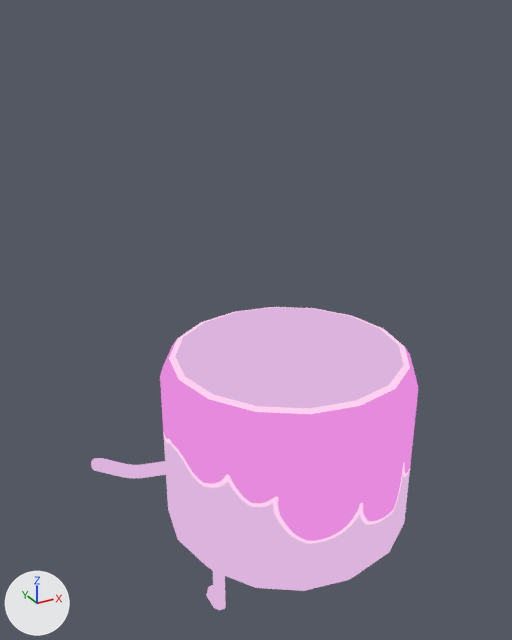
The glTF model godot/assets/models/battle/summons/VampMarshmallow.glb, before and after one commit.
Before and after are seen from a camera (50 mm lens) standing at (-0.113, -0.182, 0.21) and looking at (-0.007, 0.01, 0.114). Arrows for +X, +Y and +Z are at lower left; the lights stay in place. The picture after the commit comes second. Both versions are drawn at frame 32 of the action 'VampMarshmallow_Intro'; the numbers are the values there. Vertices at exactly the same position are counted once.

The older version as bpy lines, for what is in view:
```python
me_vampmarshmallow = bpy.data.meshes.new('VampMarshmallow')
me_vampmarshmallow.from_pydata(...)  # 382 vertices, 728 faces; spans x -1.29..1.29, y 0.0..2.12, z -0.87..0.87
me_vampmarshmallow.materials.append(mat_vampmarshmallow)
ob_vampmarshmallow_001 = bpy.data.objects.new('VampMarshmallow.001', me_vampmarshmallow)
ob_vampmarshmallow_001.parent = ob_vampmarshmallow
ob_vampmarshmallow_001.location = (0.0, 0.0, 0.0)
ob_vampmarshmallow_001.rotation_euler = (1.571, 0.0, 0.0)  # degrees (90, 0, 0)
```
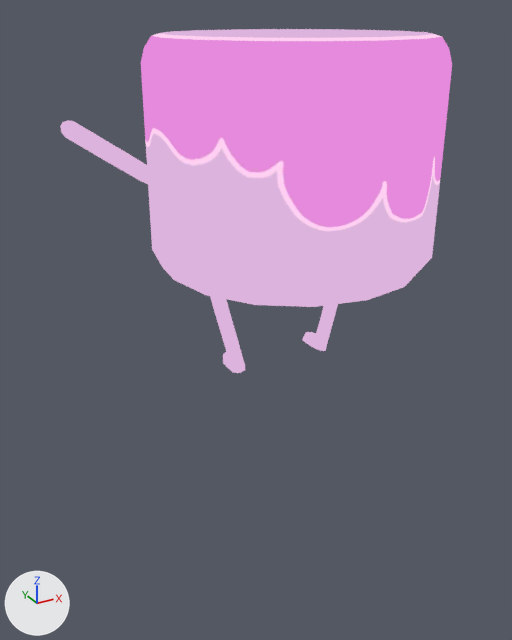
Edits to the bpy script that builds the scene:
```text
Change me_vampmarshmallow:
    used by ob_vampmarshmallow_001; parent = ob_vampmarshmallow; location = (0.0, 0.0, 0.0); rotation_euler = (1.571, 0.0, 0.0), in degrees (90, 0, 0)
    remove me_vampmarshmallow.from_pydata(...)  # 382 vertices, 728 faces; spans x -1.29..1.29, y 0.0..2.12, z -0.87..0.87
    add me_vampmarshmallow.from_pydata(...)  # 382 vertices, 728 faces; spans x -1.28..1.28, y -0.87..0.87, z 1.99..4.09
    me_vampmarshmallow part 1: the loose piece of 130 vertices spanning x -0.87..0.87, y 0.73..2.12, z -0.87..0.87 is turned 90 degrees about the x axis through its middle, then moved by (0.0, -1.42, 3.4)
    me_vampmarshmallow part 2: 66 of 382 vertices moved; they spanned x -0.56..-0.46, y 0.0..0.92, z -0.28..-0.04 and now span x -0.56..-0.27, y 0.04..0.27, z 1.99..2.9; mean shift (0.08, -0.32, 2.54); largest move (-0.49, 0.92, -0.13) -> (-0.49, 0.13, 2.9)
    me_vampmarshmallow part 3: 66 of 382 vertices moved; they spanned x 0.46..0.56, y 0.0..0.92, z -0.28..-0.04 and now span x 0.26..0.56, y 0.04..0.27, z 1.99..2.9; mean shift (-0.09, -0.32, 2.55); largest move (0.54, 0.92, -0.13) -> (0.54, 0.13, 2.9)
    me_vampmarshmallow part 4: 60 of 382 vertices moved; they spanned x -1.29..-0.57, y 1.3..1.4, z -0.48..-0.09 and now span x -1.28..-0.57, y 0.09..0.35, z 3.27..3.65; mean shift (0.01, -1.12, 3.73); largest move (-1.27, 1.39, -0.46) -> (-1.24, 0.32, 3.65)
    other edits to the shape of me_vampmarshmallow do not show in these pictures
Change ob_vampmarshmallow_001:
    remove ob_vampmarshmallow_001.parent = ob_vampmarshmallow
    ob_vampmarshmallow_001.rotation_euler: (1.571, 0.0, 0.0) -> (0.0, 0.0, 0.0)  # degrees (90, 0, 0) -> degrees (0, 0, 0)
    ob_vampmarshmallow_001.scale: (1.0, 1.0, 1.0) -> (0.05, 0.05, 0.05)
```

Location of each change, [x1, y1, x2, y2] in pixels of the pictures (512 x 640 px; the box of a moved part takes in the faces that stretch with it):
'VampMarshmallow.001', reshaped, rescaled, moved, turned
    before: [91, 307, 418, 610]
    after: [60, 29, 452, 373]
part 1 of me_vampmarshmallow, moved or reshaped
    before: [160, 307, 418, 591]
    after: [141, 29, 452, 307]
part 2 of me_vampmarshmallow, moved or reshaped
    before: [206, 571, 226, 610]
    after: [210, 296, 245, 373]
part 3 of me_vampmarshmallow, moved or reshaped (not visible before)
    after: [303, 304, 338, 351]
part 4 of me_vampmarshmallow, moved or reshaped
    before: [91, 458, 171, 478]
    after: [60, 120, 154, 185]
